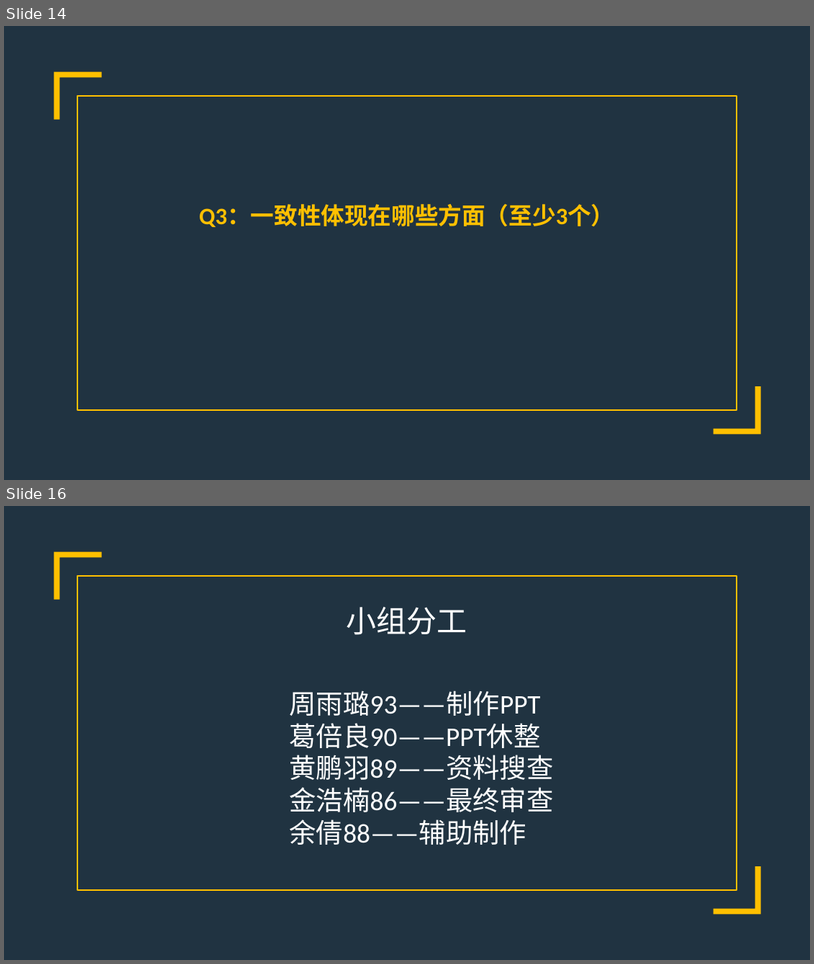
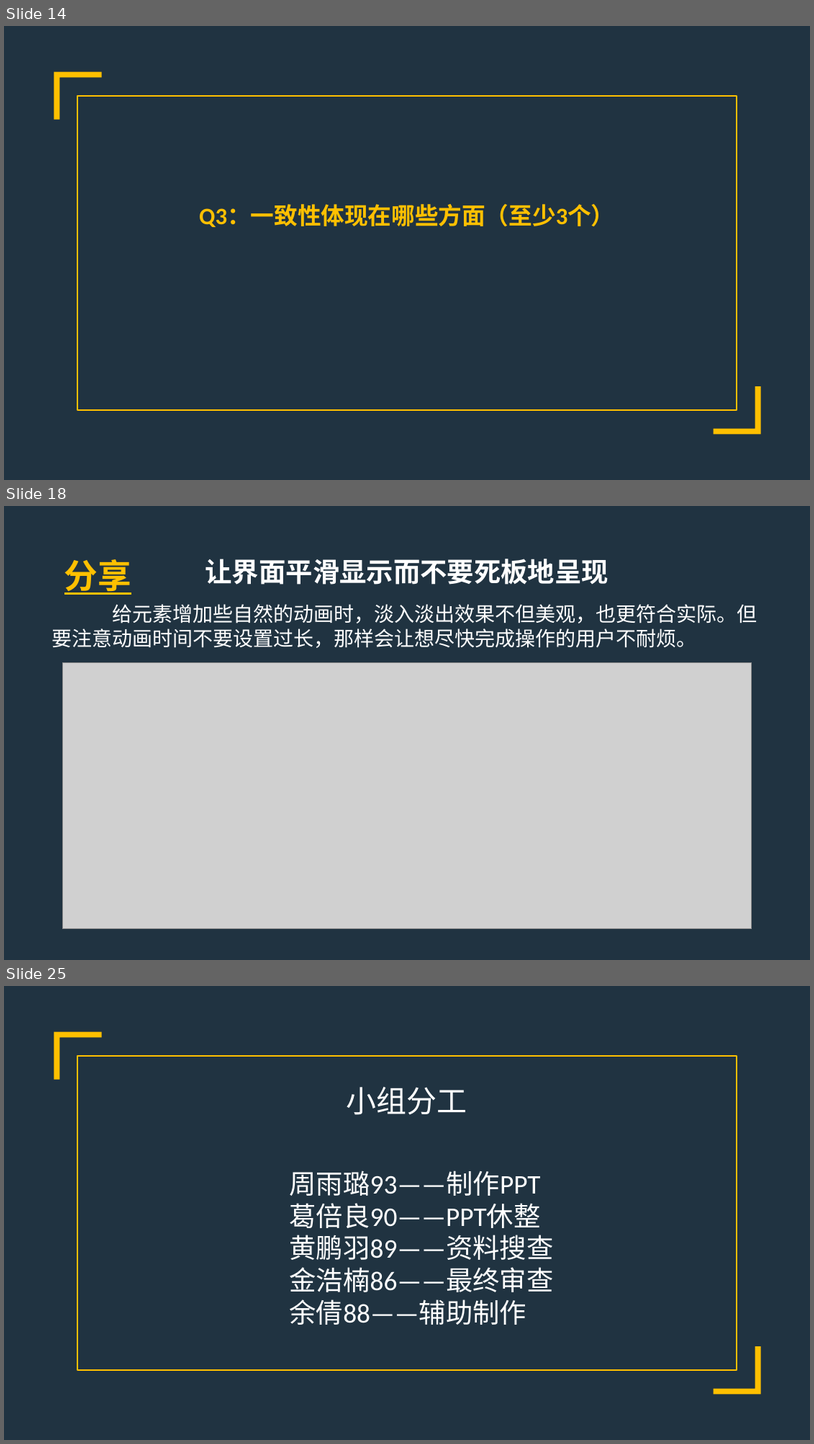
Before and after one commit to PRD2017-G07/G07-teamwork, a slide deck: 0PPT/界面设计.pptx. Shown one above the other, each under a label of ours: slides 14 and 16 before the commit, slides 14, 18 and 25 after it; the slides between them are not shown. The pictures are 814x964 and 814x1444 pixels, drawn with LibreOffice and Linux fonts; fonts in the diff are those of the drawing; grey boxes stand for pictures. Boxes give left, top, right and bottom in pixels: in the first picture for what was removed or moved away, otherwise in the second. Text is boxed around its words. In the diff, an @@ line names an element or a change of style, - is before the commit and + after.

```diff
--- a/0PPT/界面设计.pptx
+++ b/0PPT/界面设计.pptx
@@ slide 18 added at box(4, 506, 810, 960), background #203341 @@
@@ text added at box(64, 559, 131, 595), 40 pt, text #FFC000, bold, underline @@
+分享
@@ text added at box(206, 559, 609, 584), 32 pt, text #FFFFFF, bold @@
+让界面平滑显示而不要死板地呈现
@@ text added at box(52, 604, 758, 648), 24 pt, text #FFFFFF @@
+给元素增加些自然的动画时，淡入淡出效果不但美观，也更符合实际。但要注意动画时间不要设置过长，那样会让想尽快完成操作的用户不耐烦。
@@ picture added at box(62, 663, 751, 929) @@
@@ what was slide 16 is now slide 25 @@
```
Also in this commit, not shown: 1 slide changed, 8 other slides added.
